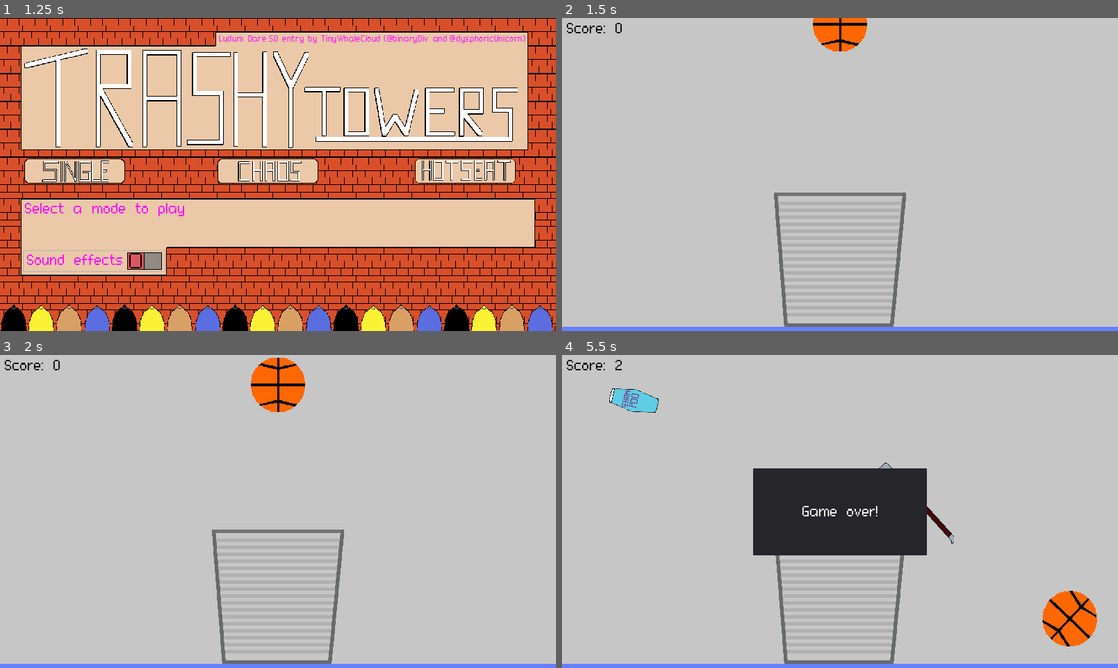
Above: before the commit, frames 1-4 (two rows, left to right).
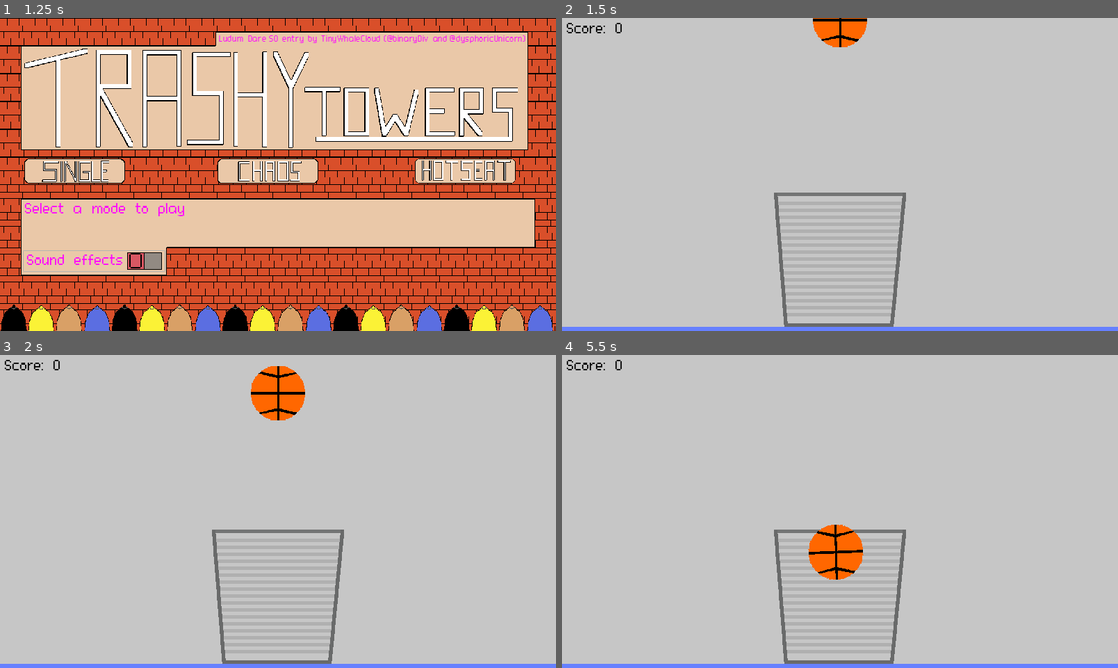
Above: after the commit, the same moments.

Repository: TinyWhaleCloud/ld50-trashytowers
Game: Godot game, scene res://screens/title_screen/TitleScreen.tscn
Same seed, same stepped clock (60 frames per second), same inputs: the game is played once before the commit and once after it. The engine's default icon, where the game draws it, is replaced by a stand-in: a white triangle on a blue panel in a dark square. Sound files missing from this copy of the repository are replaced by a short silence.
Inputs (mouse positions are in pixels of both pictures, inside the frame that each line leads up to):
- Up to frame 1 (1.25 s): click "Sound effects" at 0.5 s
- Up to frame 2 (1.5 s): click (639, 171) at 1.25 s
- Up to frame 3 (2 s): no input
- Up to frame 4 (5.5 s): move the mouse to (962, 495) at 2.02 s; hold D (player1_right) 2.03-3.53 s; tap Space (player1_drop) at 2.1, 2.85, 3.8, 4.55, 5.1 s; move the mouse to (728, 527) at 2.77 s; move the mouse to (895, 442) at 3.52 s; hold A (player1_left) 3.53-4.28 s; hold Q (player1_turn_ccw) 3.53-4.28 s; move the mouse to (812, 574) at 4.27 s; hold D (player1_right) from 4.28 s (still down); tap E (player1_turn_cw) at 4.35 s; move the mouse to (1006, 558) at 5.02 s

Frame 1 is identical in both runs. In frame 2, 0.4% of the frame differs, in the area x 45-55%, y 0-11%; in frame 3, 0.8%; in frame 4, 11%, in the area x 8-97%, y 1-94%.
Error after the commit: Invalid call. Nonexistent function 'start_control' in base 'Nil'. (res://actors/player/Player.gd:68)

Commit message:
More static typing

Diff:
--- a/src/Settings.gd
+++ b/src/Settings.gd
@@ -1,3 +1,3 @@
 extends Node
 
-var sfx_enabled = true
+var sfx_enabled := true
--- a/src/actors/player/Player.gd
+++ b/src/actors/player/Player.gd
@@ -15,24 +15,24 @@
 const TRASH_ROT_SPEED = 5
 
 # State variables
-var game_over: bool = false
+var game_over := false
 var current_trash: Trash = null
 
 # Score
-var current_score: int = 0
+var current_score := 0
 
 
-func _process(delta):
+func _process(delta) -> void:
     if current_trash:
         if Input.is_action_just_pressed("player1_drop"):
             drop_trash(true)
         else:
             process_movement_input()
 
-func process_movement_input():
+func process_movement_input() -> void:
     # Process player movement
-    var trash_direction = Vector2(0, 0)
-    var trash_rotation = 0
+    var trash_direction := Vector2(0, 0)
+    var trash_rotation := 0
 
     if Input.is_action_pressed("player1_left"):
         trash_direction.x -= 1
@@ -49,14 +49,14 @@
     if Input.is_action_pressed("player1_turn_ccw"):
         trash_rotation -= 1
 
-    var trash_velocity = trash_direction * TRASH_SPEED_PLAYER + Vector2(0, 1) * TRASH_SPEED_DOWN
+    var trash_velocity := trash_direction * TRASH_SPEED_PLAYER + Vector2(0, 1) * TRASH_SPEED_DOWN
 
     # Set movement vector (exact movement is processed by the trash object)
     current_trash.move_by_player(trash_velocity, trash_rotation * TRASH_ROT_SPEED)
 
 
 # Start controlling a piece of trash
-func take_trash(trash):
+func take_trash(trash: Trash) -> void:
     # If the player is still controlling an object, drop it
     if current_trash:
         drop_trash()
@@ -68,7 +68,7 @@
     current_trash.start_control()
 
 # Drop the trash the player is controlling (voluntary drop)
-func drop_trash(accelerate_fall: bool = true):
+func drop_trash(accelerate_fall := false) -> void:
     if not current_trash:
         return
 
@@ -83,22 +83,22 @@
     emit_signal("trash_dropped")
 
 # Return true if the player controls a trash object right now
-func is_controlling_trash():
+func is_controlling_trash() -> bool:
     return current_trash != null
 
 # Returns true unless there are objects inside the spawn area (making it unsafe to spawn new objects)
-func is_spawn_area_clear():
-    var overlapping_bodies = $SpawnArea.get_overlapping_bodies()
+func is_spawn_area_clear() -> bool:
+    var overlapping_bodies := ($SpawnArea as Area2D).get_overlapping_bodies()
     return len(overlapping_bodies) == 0
 
 # Add points to the player's score
-func add_score(points: int):
+func add_score(points: int) -> void:
     current_score += points
     prints(self, "New score:", current_score)
     emit_signal("score_changed", current_score)
 
 # Called when the retry timer expires
-func _on_SpawnRetryTimer_timeout():
+func _on_SpawnRetryTimer_timeout() -> void:
     # Ignore timer when already controlling an object
     if not current_trash:
         emit_signal("retry_spawn")
--- a/src/objects/trash/Trash.gd
+++ b/src/objects/trash/Trash.gd
@@ -18,24 +18,24 @@
 
 onready var settings := get_node("/root/Settings") as Settings
 
-func _integrate_forces(state):
+func _integrate_forces(state) -> void:
     if player_controlled:
         linear_velocity = player_velocity
         angular_velocity = player_rotation
 
-func start_control():
+func start_control() -> void:
     player_controlled = true
     player_velocity = Vector2(0, 0)
 
-func stop_control():
+func stop_control() -> void:
     player_controlled = false
 
-func move_by_player(new_velocity: Vector2, new_rotation: float):
+func move_by_player(new_velocity: Vector2, new_rotation: float) -> void:
     player_velocity = new_velocity
     player_rotation = new_rotation
 
 # Called when a collision with another body happens
-func _on_Trash_body_entered(body):
+func _on_Trash_body_entered(body: Node) -> void:
     var play_sound := false
 
     # If the player is still controlling the trash, the trash should be dropped automatically
--- a/src/objects/trash/kinds/basketball/Basketball.gd
+++ /dev/null
@@ -1,2 +0,0 @@
-class_name Basketball
-extends Trash
--- a/src/objects/trash/kinds/basketball/Basketball.tscn
+++ b/src/objects/trash/kinds/basketball/Basketball.tscn
@@ -13,6 +13,7 @@
 [node name="Basketball" instance=ExtResource( 2 )]
 mass = 2.0
 physics_material_override = SubResource( 2 )
+script = null
 
 [node name="Sprite" parent="." index="0"]
 texture = ExtResource( 1 )
--- a/src/project.godot
+++ b/src/project.godot
@@ -9,11 +9,6 @@
 config_version=4
 
 _global_script_classes=[ {
-"base": "Trash",
-"class": "Basketball",
-"language": "GDScript",
-"path": "res://objects/trash/kinds/basketball/Basketball.gd"
-}, {
 "base": "StaticBody2D",
 "class": "Floor",
 "language": "GDScript",
@@ -40,7 +35,6 @@
 "path": "res://objects/trash_bin/TrashBin.gd"
 } ]
 _global_script_class_icons={
-"Basketball": "",
 "Floor": "",
 "HUD": "",
 "Player": "",
--- a/src/screens/main_game/MainGame.gd
+++ b/src/screens/main_game/MainGame.gd
@@ -3,21 +3,13 @@
 # Emitted to start the next turn
 signal next_turn
 
+# Node references
+onready var hud := $HUD as HUD
+onready var settings := get_node("/root/Settings") as Settings
+
+var randomizer := RandomNumberGenerator.new()
+
 # Packed scenes
-var basketball_scene = preload("res://objects/trash/kinds/basketball/Basketball.tscn")
-var bodyspray_scene = preload("res://objects/trash/kinds/bodyspray/Bodyspray.tscn")
-var crowbar_scene = preload("res://objects/trash/kinds/crowbar/Crowbar.tscn")
-var energydrink_scene = preload("res://objects/trash/kinds/energydrink/Energydrink.tscn")
-var ugly_mokey_picture_scene = preload("res://objects/trash/kinds/ugly_monkey_picture/UglyMonkeyPicture.tscn")
-var minidisk_scene = preload("res://objects/trash/kinds/minidisk/Minidisk.tscn")
-var nondescriptpackaging_scene = preload("res://objects/trash/kinds/nondescriptpackaging/Nondescriptpackaging.tscn")
-var phone_scene = preload("res://objects/trash/kinds/phone/Phone.tscn")
-var shampoo_scene = preload("res://objects/trash/kinds/shampoobottle/ShampooBottle.tscn")
-var water_scene = preload("res://objects/trash/kinds/waterbottle/WaterBottle.tscn")
-onready var settings = get_node("/root/Settings")
-
-var randomizer = RandomNumberGenerator.new()
-
 var trash_kinds = [
     preload("res://objects/trash/kinds/basketball/Basketball.tscn"),
     preload("res://objects/trash/kinds/bodyspray/Bodyspray.tscn"),
@@ -31,11 +23,11 @@
     preload("res://objects/trash/kinds/waterbottle/WaterBottle.tscn"),
 ]
 
-func _ready():
+func _ready() -> void:
     randomizer.randomize()
     spawn_player_trash()
 
-func _input(event):
+func _input(event: InputEvent) -> void:
     # Exit the game with Escape
     if event.is_action_pressed("ui_cancel"):
         get_tree().quit()
@@ -49,7 +41,7 @@
     return trash_kinds[randomizer.randi_range(0, trash_kinds.size() -1)].instance()
 
 # Spawn new trash controlled by the player
-func spawn_player_trash():
+func spawn_player_trash() -> void:
     # Don't spawn new objects if the player has already lost the game
     if $Player.game_over:
         prints(self, "Cannot spawn: Player has already lost!")
@@ -81,19 +73,19 @@
     add_child(new_trash)
 
 # Stop player from controlling objects and show game over screen
-func player_game_over():
+func player_game_over() -> void:
     if $Player.game_over:
         return
 
     # Stop control, drop any trash
     $Player.game_over = true
     $Player.drop_trash()
-    $HUD.show_game_over()
+    hud.show_game_over()
     if settings.sfx_enabled:
         $GameOverPlayer.play()
 
 # Called when a trash object touches anything for the first time
-func _on_Trash_touched_anything(trash: Trash):
+func _on_Trash_touched_anything(trash: Trash) -> void:
     prints(self, "Trash touched something!")
 
     # If the trash is controlled by the player, the player should lose control now
@@ -104,7 +96,7 @@
     emit_signal("next_turn")
 
 # Called when a trash object touches the trash bin
-func _on_Trash_touched_trash_bin(trash: Trash):
+func _on_Trash_touched_trash_bin(trash: Trash) -> void:
     prints(self, "Trash landed in the trash bin!")
 
     # Add a point to the player's score
@@ -112,22 +104,22 @@
         $Player.add_score(1)
 
 # Called when a trash object touches the floor (or anything on the floor)
-func _on_Trash_touched_floor(trash: Trash):
+func _on_Trash_touched_floor(trash: Trash) -> void:
     prints(self, "Trash landed on the floor!")
 
     # Player lost the game
     player_game_over()
 
 # Called when the player's spawn retry timer expired
-func _on_Player_retry_spawn():
+func _on_Player_retry_spawn() -> void:
     prints(self, "Retry spawning...")
     spawn_player_trash()
 
 # Called when the player's score has changed
-func _on_Player_score_changed(new_score):
-    $HUD.set_player_score(new_score)
+func _on_Player_score_changed(new_score: int) -> void:
+    hud.set_player_score(new_score)
 
 # Called when the turn ended (trash landed) and the next turn should begin
-func _on_MainGame_next_turn():
+func _on_MainGame_next_turn() -> void:
     if not $Player.game_over:
         spawn_player_trash()
--- a/src/screens/title_screen/TitleScreen.gd
+++ b/src/screens/title_screen/TitleScreen.gd
@@ -1,21 +1,21 @@
 extends Node2D
 
-var main_game_scene = preload("res://screens/main_game/MainGame.tscn")
-onready var settings = get_node("/root/Settings")
+const MainGame = preload("res://screens/main_game/MainGame.tscn")
+onready var settings := get_node("/root/Settings") as Settings
 
-func _ready():
+func _ready() -> void:
     $SoundEffectsChecked.pressed = settings.sfx_enabled
 
-func _on_StartButton_pressed():
+func _on_StartButton_pressed() -> void:
     start_game()
 
-func start_game():
+func start_game() -> void:
     print("Start game: Switch to MainGame scene")
     if settings.sfx_enabled:
         $StartGameSoundPlayer.play()
         yield($StartGameSoundPlayer, "finished")
-    get_tree().change_scene_to(main_game_scene)
+    get_tree().change_scene_to(MainGame)
 
 
-func _on_SoundEffectsChecked_toggled(button_pressed:bool):
-	settings.sfx_enabled = button_pressed
+func _on_SoundEffectsChecked_toggled(button_pressed: bool) -> void:
+    settings.sfx_enabled = button_pressed
--- a/src/ui/hud/HUD.gd
+++ b/src/ui/hud/HUD.gd
@@ -1,13 +1,16 @@
 class_name HUD
 extends CanvasLayer
 
-func _ready():
+onready var game_over_screen := $GameOverScreen as Panel
+onready var player_score_label := $PlayerScoreLabel as Label
+
+func _ready() -> void:
     # Hide game over screen
-    $GameOverScreen.visible = false
+    game_over_screen.visible = false
     set_player_score(0)
 
-func set_player_score(score: int):
-    $PlayerScoreLabel.text = "Score: %d" % [score]
+func set_player_score(score: int) -> void:
+    player_score_label.text = "Score: %d" % [score]
 
-func show_game_over():
-    $GameOverScreen.visible = true
+func show_game_over() -> void:
+    game_over_screen.visible = true
